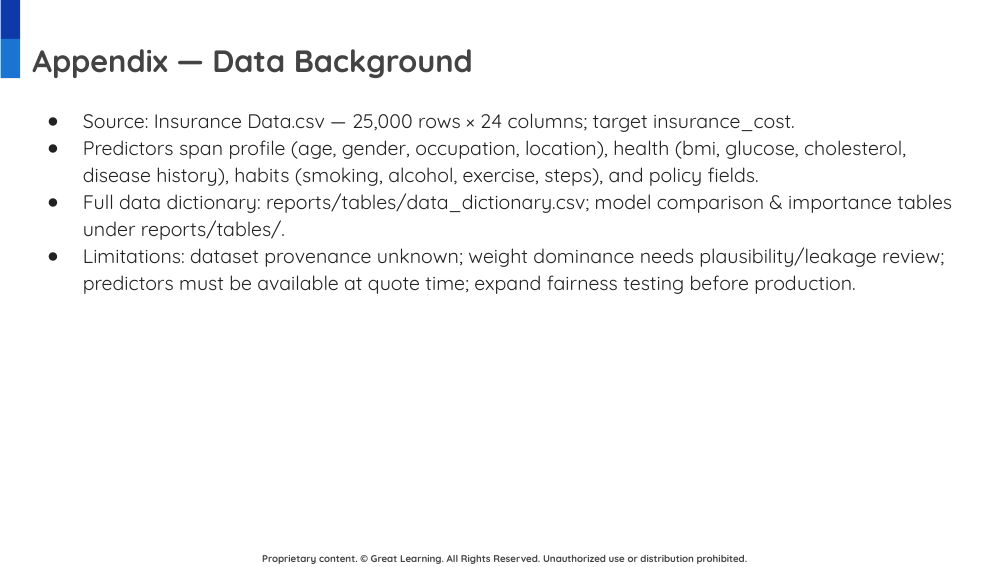
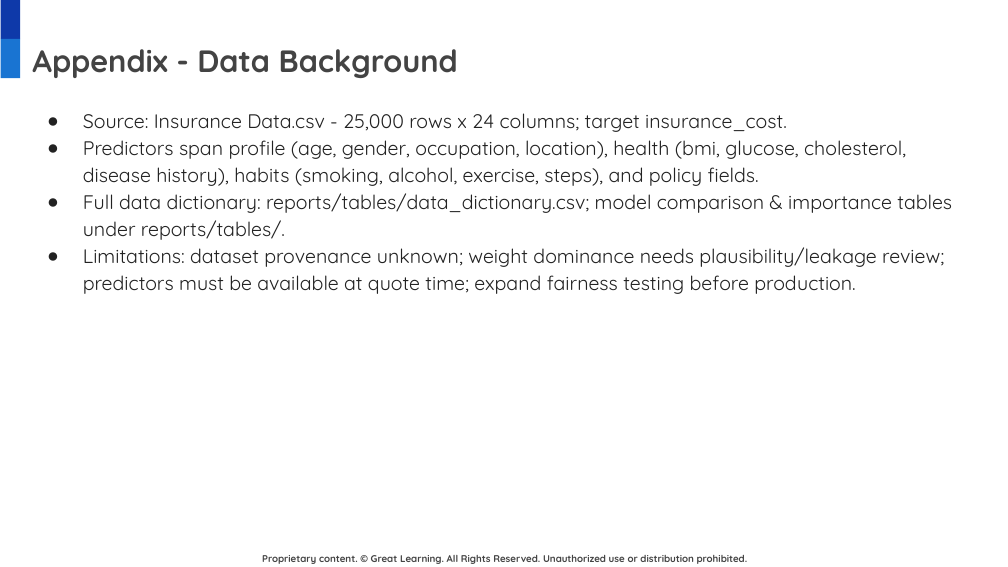
Before and after one commit to gunjan075/gl-capstone, a slide deck: slide 17 of Insurance_Price_Prediction_Final_Presentation.pptx. Drawn at 1008x567 pixels with LibreOffice and Linux fonts; fonts in the diff are those of the drawing; background and template pictures are left out. Boxes give left, top, right and bottom in pixels: in the first picture for what was removed or moved away, otherwise in the second. Text is boxed around its words. In the diff, an @@ line names an element or a change of style, - is before the commit and + after.

```diff
--- a/Insurance_Price_Prediction_Final_Presentation.pptx
+++ b/Insurance_Price_Prediction_Final_Presentation.pptx
@@ title at (32,49,458,78): text changed @@
-Appendix — Data Background
+Appendix - Data Background
@@ text at (83,113,787,132): text changed @@
-● Source: Insurance Data.csv — 25,000 rows × 24 columns; target insurance_cost.
+● Source: Insurance Data.csv - 25,000 rows x 24 columns; target insurance_cost.
```
Also in this commit, not shown: 15 other slides changed, 22 other files.
